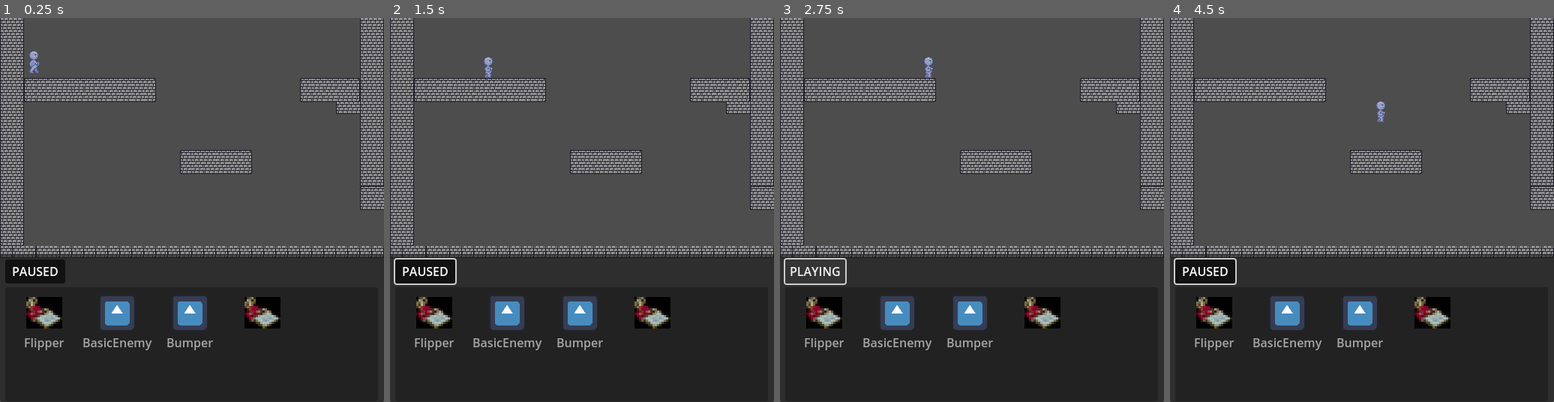
Above: before the commit, frames 1-4 (left to right).
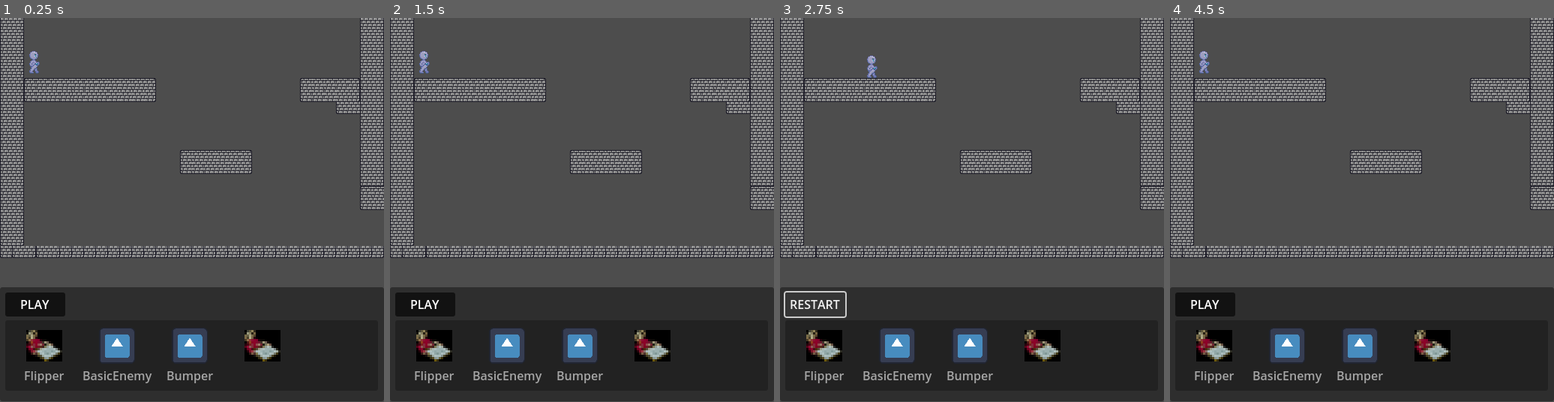
Above: after the commit, the same moments.

Repository: barndles/RolesReversedGMTK
Game: Godot game, scene res://Assets/Player/testLevel.tscn
The game is run twice, just before and just after one commit, with the same random seed, the same clock (stepped at 60 frames per second) and the same inputs. The engine's default icon, where the game draws it, is replaced by a stand-in: a white triangle on a blue panel in a dark square.
Inputs:
- Up to frame 1 (0.25 s): no input
- Up to frame 2 (1.5 s): click "PAUSED" (after the commit: "PLAY") at 0.5 s; click "PLAYING" (after the commit: "RESTART") at 1.25 s
- Up to frame 3 (2.75 s): click "PAUSED" (after the commit: "PLAY") at 2 s
- Up to frame 4 (4.5 s): click "PLAYING" (after the commit: "RESTART") at 2.75 s; click "PAUSED" (after the commit: "PLAY") at 3.5 s; click "PLAYING" (after the commit: "RESTART") at 4.25 s

The runs differ from the first frame. In frame 1, 15% of the frame differs, in the area x 0-100%, y 61-100%; in frame 2, 15%, in the area x 0-100%, y 8-100%; in frame 3, 14%; in frame 4, 15%.
Error after the commit: Invalid assignment of property or key 'paused' with value of type 'bool' on a base object of type 'null instance'. (res://Button.gd:8)

Commit message:
basic game state

Diff:
--- a/Button.gd
+++ b/Button.gd
@@ -3,9 +3,11 @@
 # Called every frame. 'delta' is the elapsed time since the previous frame.
 func _process(delta):
 	if button_pressed:
+		if self.text == "RESTART":
+			get_tree().reload_current_scene()
 		get_tree().paused = true
-		self.text = "PAUSED"
+		self.text = "PLAY"
 	else:
 		get_tree().paused = false
-		self.text = "PLAYING"
+		self.text = "RESTART"
 	pass
--- /dev/null
+++ b/DeleteMe.gd
@@ -0,0 +1,15 @@
+extends Area2D
+
+
+# Called when the node enters the scene tree for the first time.
+func _ready():
+	pass # Replace with function body.
+
+
+# Called every frame. 'delta' is the elapsed time since the previous frame.
+func _process(delta):
+	pass
+
+func _input_event(viewport, event, shape_idx):
+	if (event.is_pressed() and event is InputEventMouseButton and event.button_index == MOUSE_BUTTON_RIGHT):
+		get_parent().queue_free()
--- a/ItemList.gd
+++ b/ItemList.gd
@@ -36,7 +36,7 @@
 		pass
 
 func spawn(selection:int):
-	if canSpawn:
+	if canSpawn and get_tree().paused:
 		var spawnedObject = spawnables[selection].instantiate()
 		spawnedObject.global_position = get_global_mouse_position()
-		get_tree().root.add_child(spawnedObject)
+		get_tree().root.get_child(0).add_child(spawnedObject)
--- a/ItemMenu.tscn
+++ b/ItemMenu.tscn
@@ -16,9 +16,9 @@
 
 [node name="Panel" type="Panel" parent="."]
 layout_mode = 0
-offset_top = 315.0
+offset_top = 359.0
 offset_right = 512.0
-offset_bottom = 512.0
+offset_bottom = 511.0
 
 [node name="Button" type="Button" parent="Panel"]
 layout_mode = 0
@@ -36,7 +36,7 @@
 offset_left = 7.0
 offset_top = 44.0
 offset_right = 504.0
-offset_bottom = 196.0
+offset_bottom = 138.0
 allow_reselect = true
 item_count = 4
 max_columns = 0
--- a/bouncer.tscn
+++ b/bouncer.tscn
@@ -2,10 +2,8 @@
 
 [ext_resource type="Script" path="res://bouncer.gd" id="1_2cuwj"]
 [ext_resource type="Texture2D" uid="uid://dri7wcdpk7tuk" path="res://icon.svg" id="2_w2ept"]
+[ext_resource type="PackedScene" uid="uid://dyu2fflhhuaby" path="res://delete_me.tscn" id="2_y4vgn"]
 [ext_resource type="Texture2D" uid="uid://bya1pm24g1g5l" path="res://Assets/Gears/Gear_maybes.png" id="3_vmhsm"]
-
-[sub_resource type="CircleShape2D" id="CircleShape2D_oinui"]
-radius = 9.05539
 
 [sub_resource type="AtlasTexture" id="AtlasTexture_qafsu"]
 atlas = ExtResource("3_vmhsm")
@@ -48,8 +46,7 @@
 collision_mask = 28
 script = ExtResource("1_2cuwj")
 
-[node name="CollisionShape2D" type="CollisionShape2D" parent="."]
-shape = SubResource("CircleShape2D_oinui")
+[node name="DeleteMe" parent="." instance=ExtResource("2_y4vgn")]
 
 [node name="Icon" type="Sprite2D" parent="."]
 visible = false
--- /dev/null
+++ b/delete_me.tscn
@@ -0,0 +1,12 @@
+[gd_scene load_steps=3 format=3 uid="uid://dyu2fflhhuaby"]
+
+[ext_resource type="Script" path="res://DeleteMe.gd" id="1_h1enr"]
+
+[sub_resource type="RectangleShape2D" id="RectangleShape2D_on588"]
+size = Vector2(16, 16)
+
+[node name="DeleteMe" type="Area2D"]
+script = ExtResource("1_h1enr")
+
+[node name="CollisionShape2D" type="CollisionShape2D" parent="."]
+shape = SubResource("RectangleShape2D_on588")
--- a/simpleEnemy.gd
+++ b/simpleEnemy.gd
@@ -21,7 +21,7 @@
 
 	if is_on_wall():
 		direction = -direction
-	else:
+	elif velocity.x != 0:
 		direction = sign(velocity.x)
 
 	if is_on_floor():
